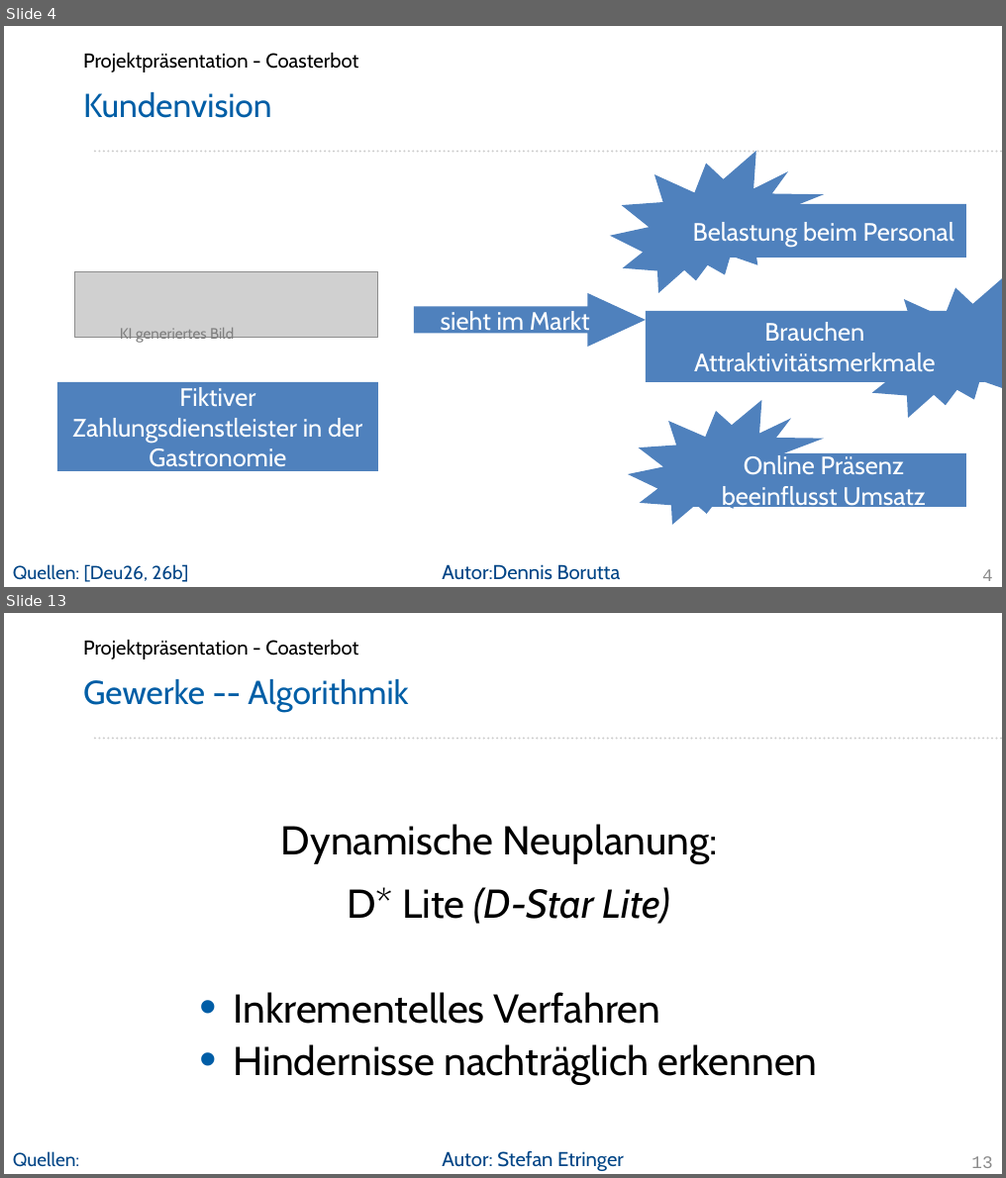
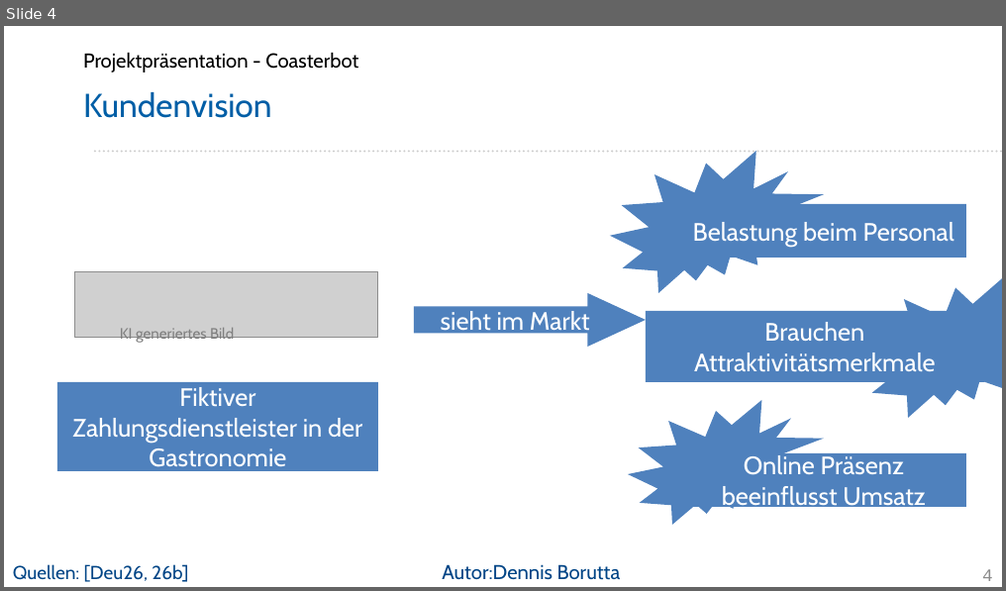
Before and after one commit to Project-CoasterBot/coasterbot, a slide deck: M6_Projekträsentation/se_Projektpräsentation_Coasterbot.odp. Shown one above the other, each under a label of ours: slides 4 and 13 before the commit, slide 4 after it; the slides between them are not shown. The pictures are 1006x1178 and 1006x591 pixels, drawn with LibreOffice and Linux fonts; fonts in the diff are those of the drawing; grey boxes stand for pictures; background and template pictures are left out. Boxes give left, top, right and bottom in pixels: in the first picture for what was removed or moved away, otherwise in the second. Text is boxed around its words. In the diff, an @@ line names an element or a change of style, - is before the commit and + after.

```diff
--- a/M6_Projekträsentation/se_Projektpräsentation_Coasterbot.odp
+++ b/M6_Projekträsentation/se_Projektpräsentation_Coasterbot.odp
@@ slide 13 removed at box(4, 613, 1002, 1174), background #FFFFFF; not listed: 1 template element that a slide beside it also shows @@
@@ text removed at box(83, 639, 358, 660) @@
-Projektpräsentation - Coasterbot
@@ title removed at box(83, 679, 408, 712) @@
-Gewerke -- Algorithmik
@@ text removed at box(234, 824, 818, 1084) @@
-Dynamische Neuplanung:
-D* Lite (D-Star Lite)
-• Inkrementelles Verfahren
-• Hindernisse nachträglich erkennen
@@ text removed at box(13, 1152, 79, 1167) @@
-Quellen:
@@ text removed at box(442, 1151, 624, 1171) @@
-Autor: Stefan Etringer
@@ page number removed at box(971, 1157, 992, 1168) @@
-13
```
Also in this commit, not shown: 11 slides changed, 2 slides added, 4 other slides removed.
